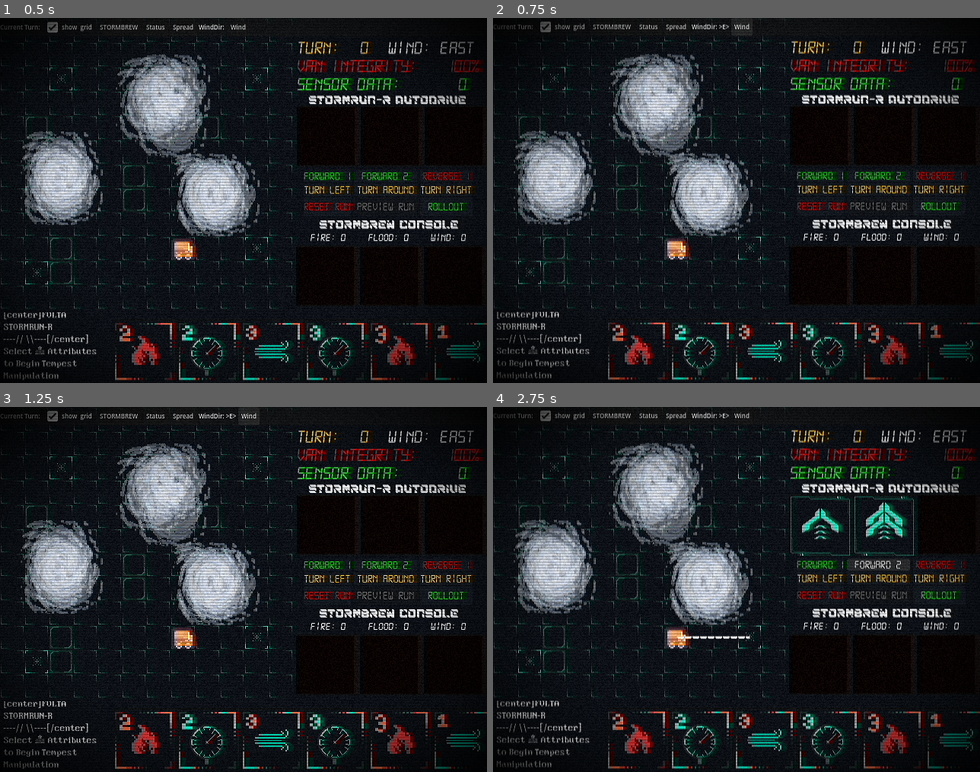
Above: before the commit, frames 1-4 (two rows, left to right).
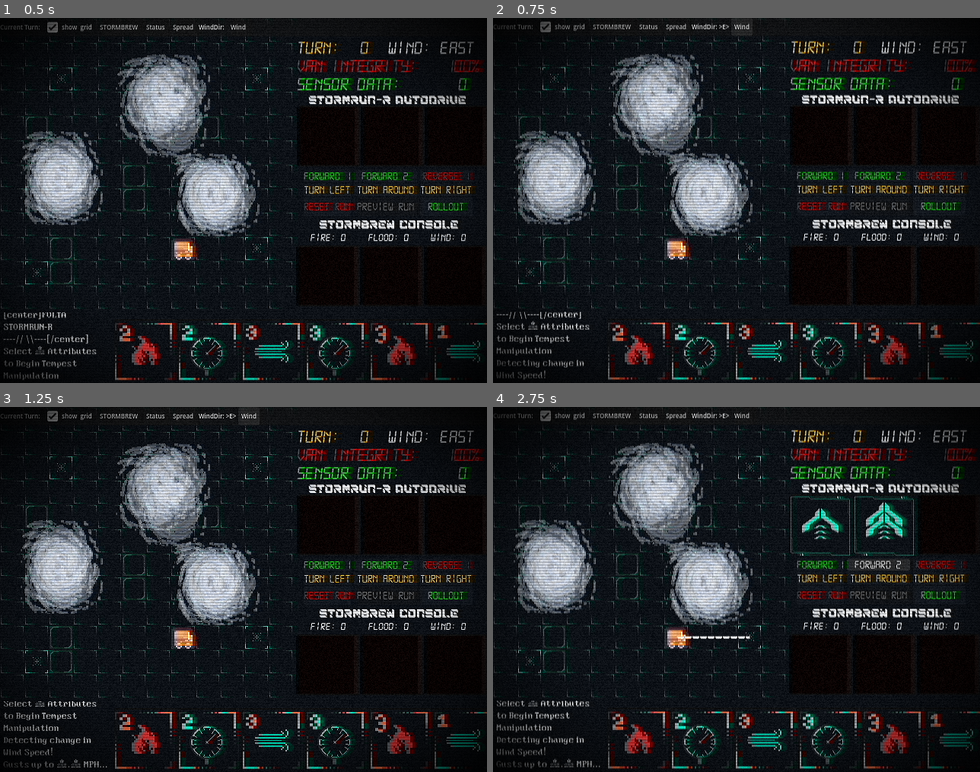
Above: after the commit, the same moments.

Repository: systemeffect/gwj92
Game: Godot game, scene res://City_Grid/level_2.tscn
Two runs of this game, one before a commit and one after it. Both use one fixed random seed, a clock stepped at 60 frames per second and the inputs below. This scene is started directly instead of the project's main scene.
Inputs:
- Up to frame 1 (0.5 s): no input
- Up to frame 2 (0.75 s): click "Wind" at 0.5 s
- Up to frame 3 (1.25 s): no input
- Up to frame 4 (2.75 s): click "Forward 1" at 1.25 s; click "Forward 2" at 2 s

Frame 1 is identical in both runs. In frame 2, 1.0% of the frame differs, in the area x 0-20%, y 80-100%; in frame 3, 0.9%; in frame 4, 1.1%, in the area x 0-23%, y 80-100%.

Commit message:
wind update

Diff:
--- a/scripts/game_manager.gd
+++ b/scripts/game_manager.gd
@@ -134,7 +134,6 @@
 	#van_grid_coords = status_effects.local_to_map(van.position)
 	#if van_grid_coords == turn_end_coords:
 		#print("we cooking")
-
 
 func check_end_of_movement():
 	if van.is_not_moving:
@@ -330,6 +329,11 @@
 	for storm in storms:
 		storm.set_storm_direction(wind_direction)
 	change_wind = false
+	var wind = GlobalLocations.cur_wind_attr
+	status_log_label.update_text("Detecting change in Wind Speed!")
+	var speed : float = snapped(wind * randf_range(24.6,36.2), 0.1)
+	await get_tree().create_timer(0.6).timeout
+	status_log_label.update_text("Gusts up to " + str(speed) + " MPH...")
 
 func get_van_grid_coords() -> Vector2:
 	return van_grid_coords
@@ -449,6 +453,12 @@
 	if area.name == "Boundaries":
 		status_log_label.update_text("Path Out of Bounds, resetting autodrive...")
 
+#func _on_update_wind_speed(wind: int):
+	#status_log_label.update_text("Detecting change in Wind Speed!")
+	#var speed : float = wind * 31.8
+	#await get_tree().create_timer(0.6).timeout
+	#status_log_label.update_text("Gusts up to " + str(speed) + " MPH...")
+
 func set_sensors():
 	if current_turn > 0:
 		var sensor_locs = GlobalLocations.sensor_locs
--- a/scripts/storm.gd
+++ b/scripts/storm.gd
@@ -1,5 +1,4 @@
 extends Node2D
-
 
 @export var origin_pos : Vector2
 
@@ -12,7 +11,7 @@
 var variance = randf_range(-0.1, 0.1)
 var wind_change_var = randf_range(-1.0, 1.0)
 var storm_speed : float = 8.0
-var speed_incr : float = 10.0
+var speed_incr : float = 4.0
 
 # Storm will spawn on origin_pos and will generate a random vector
 # which it will drift toward. Add a small range it will deviate from
